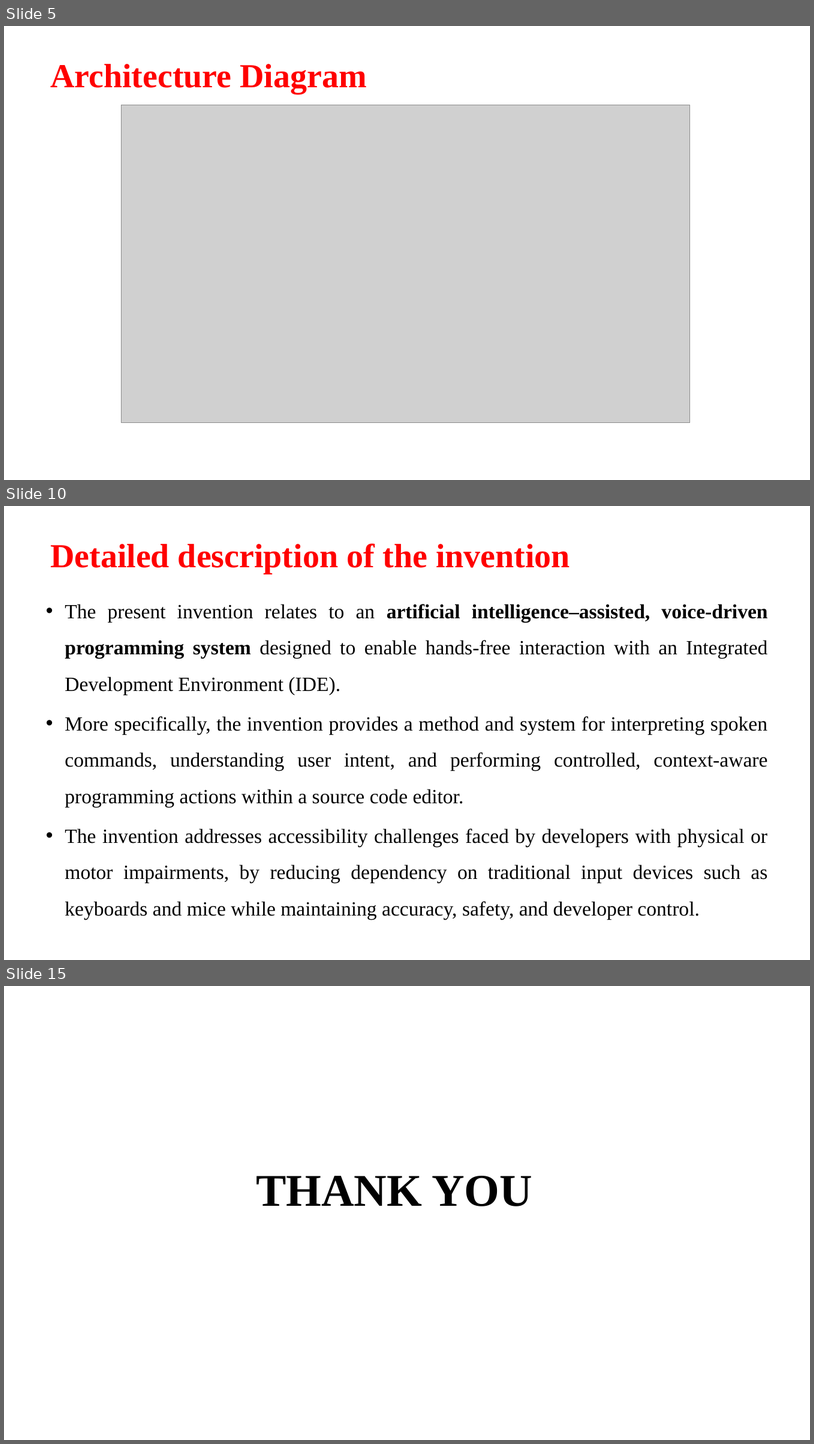
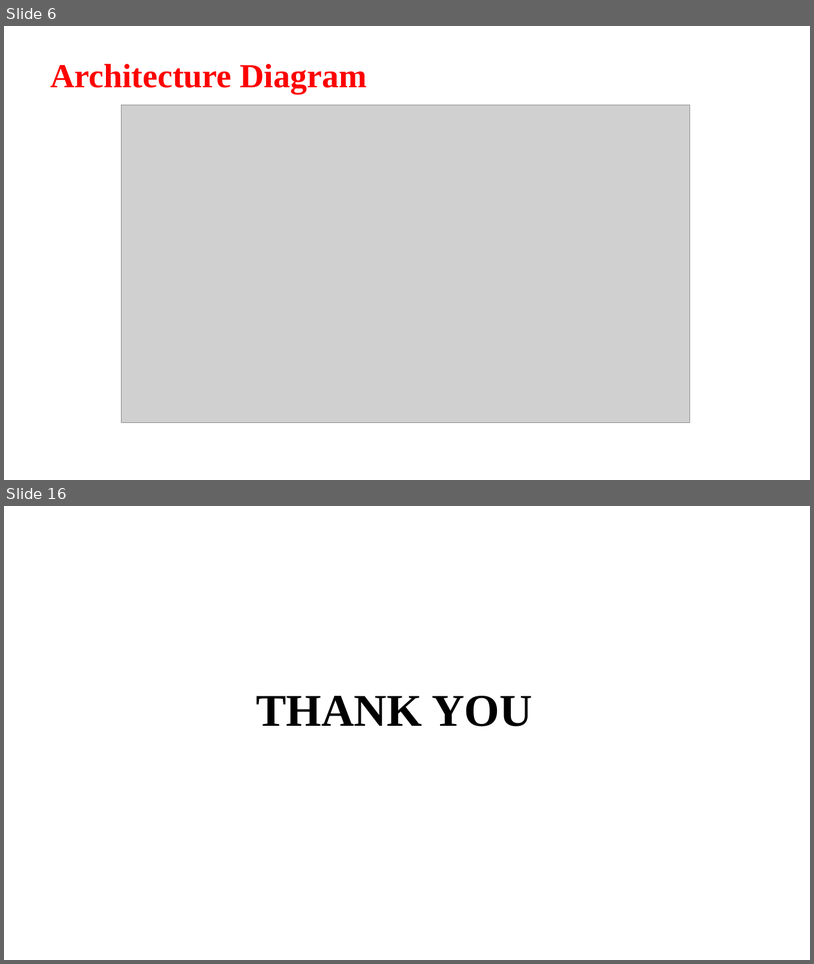
Before and after one commit to Aashif786/Coding_Assistant, a slide deck: docs/ppts/batch20 1st review.pptx. Shown one above the other, each under a label of ours: slides 5, 10 and 15 before the commit, slides 6 and 16 after it; the slides between them are not shown. The pictures are 814x1444 and 814x964 pixels, drawn with LibreOffice and Linux fonts; fonts in the diff are those of the drawing; grey boxes stand for pictures; background and template pictures are left out. Boxes give left, top, right and bottom in pixels: in the first picture for what was removed or moved away, otherwise in the second. Text is boxed around its words. In the diff, an @@ line names an element or a change of style, - is before the commit and + after.

```diff
--- a/docs/ppts/batch20 1st review.pptx
+++ b/docs/ppts/batch20 1st review.pptx
@@ slide 10 removed at (4,506,810,960), background picture (left out) @@
@@ title removed at (50,543,570,573) @@
-Detailed description of the invention
@@ text removed at (65,604,768,919) @@
-• The present invention relates to an artificial intelligence–assisted, voice-driven programming system designed to enable hands-free interaction with an Integrated Development Environment (IDE).
-• More specifically, the invention provides a method and system for interpreting spoken commands, understanding user intent, and performing controlled, context-aware programming actions within a source code editor.
-• The invention addresses accessibility challenges faced by developers with physical or motor impairments, by reducing dependency on traditional input devices such as keyboards and mice while maintaining accuracy, safety, and developer control.
@@ what was slide 5 is now slide 6 @@
@@ what was slide 15 is now slide 16 @@
```
Also in this commit, not shown: 5 slides changed, 9 slides added, 7 other slides removed, 12 other files.
